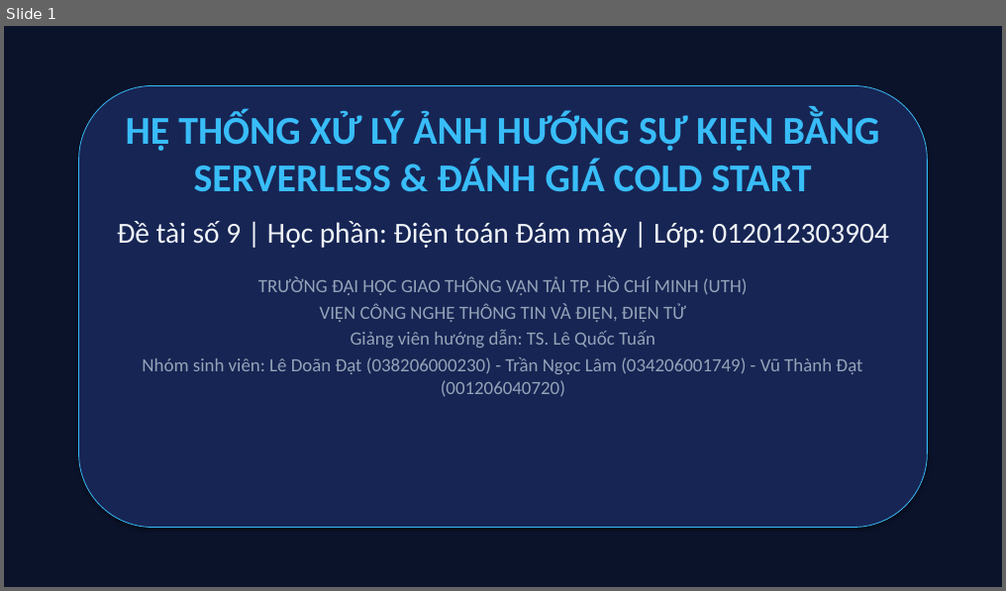
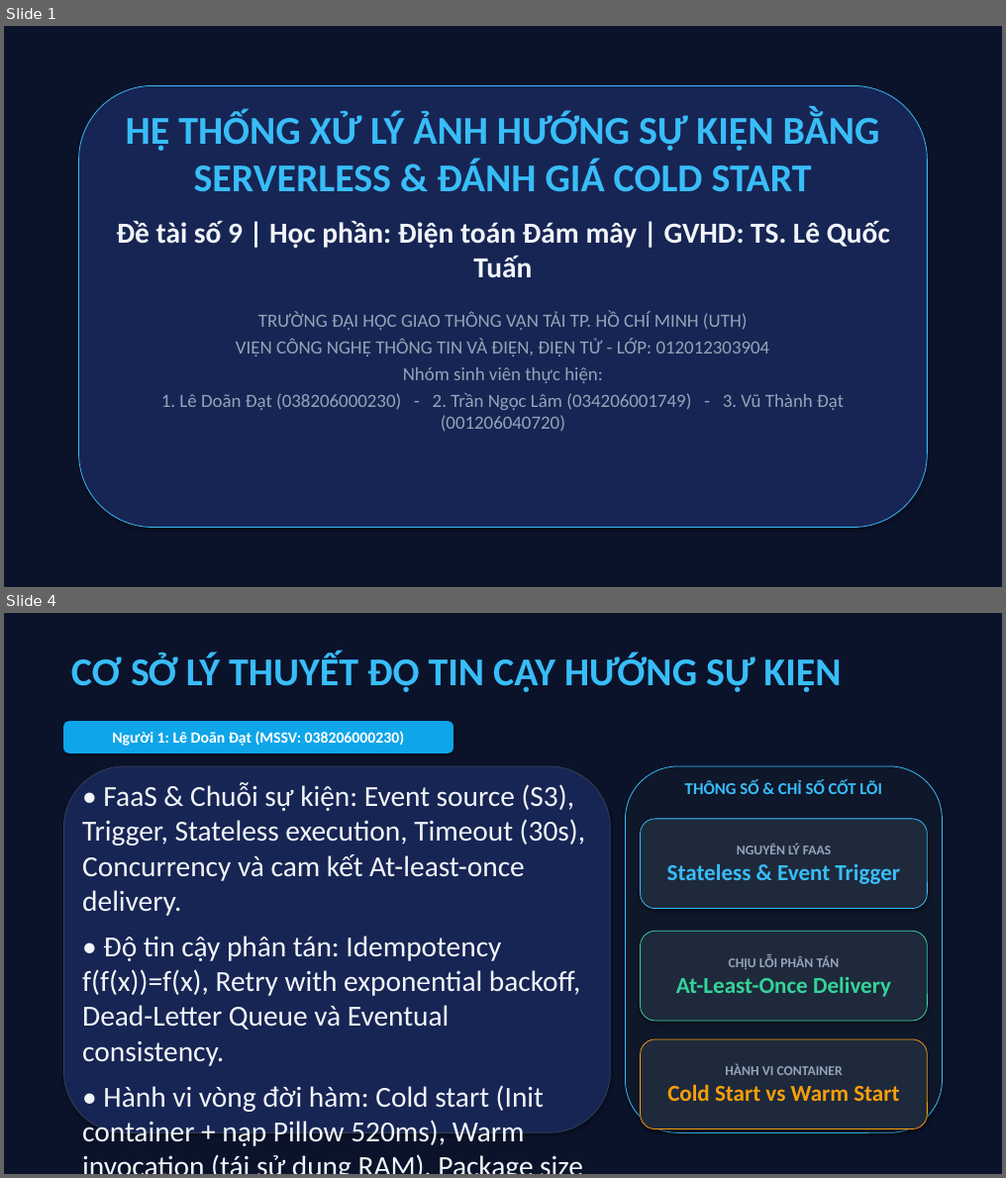
Before and after one commit to datdanghoccode/DTDM_XuLyAnh_Serverless, a slide deck: docs/DTDM_ThuyetTrinh_DeTai9.pptx. Shown one above the other, each under a label of ours: slide 1 before the commit, slides 1 and 4 after it; the slides between them are not shown. The pictures are 1006x591 and 1006x1178 pixels, drawn with LibreOffice and Linux fonts; fonts in the diff are those of the drawing. Boxes give left, top, right and bottom in pixels: in the first picture for what was removed or moved away, otherwise in the second. Text is boxed around its words. In the diff, an @@ line names an element or a change of style, - is before the commit and + after.

```diff
--- a/docs/DTDM_ThuyetTrinh_DeTai9.pptx
+++ b/docs/DTDM_ThuyetTrinh_DeTai9.pptx
@@ slide 4 added at (4,613,1002,1174), background #FFFFFF @@
@@ rectangle added at (4,613,1002,1174), fill #0B132B, outline #0B132B 0.75 pt @@
@@ text added at (71,653,841,692), 38 pt, text #38BDF8, bold @@
+CƠ SỞ LÝ THUYẾT ĐỘ TIN CẬY HƯỚNG SỰ KIỆN
@@ rounded rectangle added at (63,722,453,753), fill #0EA5E9, outline #0EA5E9 0.75 pt, 15 pt, text #FFFFFF, bold @@
+Người 1: Lê Doãn Đạt (MSSV: 038206000230)
@@ rounded rectangle added at (63,766,611,1134), fill #172554, outline #334155 0.75 pt @@
@@ text added at (82,782,585,1149), 28 pt, text #F1F5F9 @@
+• FaaS & Chuỗi sự kiện: Event source (S3), Trigger, Stateless execution, Timeout (30s), Concurrency và cam kết At-least-once delivery.
+• Độ tin cậy phân tán: Idempotency f(f(x))=f(x), Retry with exponential backoff, Dead-Letter Queue và Eventual consistency.
+• Hành vi vòng đời hàm: Cold start (Init container + nạp Pillow 520ms), Warm invocation (tái sử dụng RAM), Package size và Provisioned Concurrency.
@@ rounded rectangle added at (626,766,943,1134), fill #0F172A, outline #38BDF8 0.75 pt @@
@@ text added at (685,780,882,794), 16 pt, text #38BDF8, bold @@
+THÔNG SỐ & CHỈ SỐ CỐT LÕI
@@ rounded rectangle added at (641,819,927,909), fill #1E293B, outline #38BDF8 0.75 pt, 22 pt, text #38BDF8, bold @@
+NGUYÊN LÝ FAAS
+Stateless & Event Trigger
@@ rounded rectangle added at (641,931,927,1021), fill #1E293B, outline #34D399 0.75 pt, 22 pt, text #34D399, bold @@
+CHỊU LỖI PHÂN TÁN
+At-Least-Once Delivery
@@ rounded rectangle added at (641,1040,927,1130), fill #1E293B, outline #F59E0B 0.75 pt, 22 pt, text #F59E0B, bold @@
+HÀNH VI CONTAINER
+Cold Start vs Warm Start
@@ slide 1 changed as well @@
@@ text at (116,221,890,278): text changed; bold on @@
-Đề tài số 9 | Học phần: Điện toán Đám mây | Lớp: 012012303904
+Đề tài số 9 | Học phần: Điện toán Đám mây | GVHD: TS. Lê Quốc Tuấn
@@ text at (161,338,844,431): text changed @@
-VIỆN CÔNG NGHỆ THÔNG TIN VÀ ĐIỆN, ĐIỆN TỬ
-Giảng viên hướng dẫn: TS. Lê Quốc Tuấn
-Nhóm sinh viên: Lê Doãn Đạt (038206000230) - Trần Ngọc Lâm (034206001749) - Vũ Thành Đạt (001206040720)
+VIỆN CÔNG NGHỆ THÔNG TIN VÀ ĐIỆN, ĐIỆN TỬ - LỚP: 012012303904
+Nhóm sinh viên thực hiện:
+1. Lê Doãn Đạt (038206000230) - 2. Trần Ngọc Lâm (034206001749) - 3. Vũ Thành Đạt (001206040720)
```
Also in this commit, not shown: 8 other slides changed, 3 other slides added, 4 slides removed, 3 other files.
